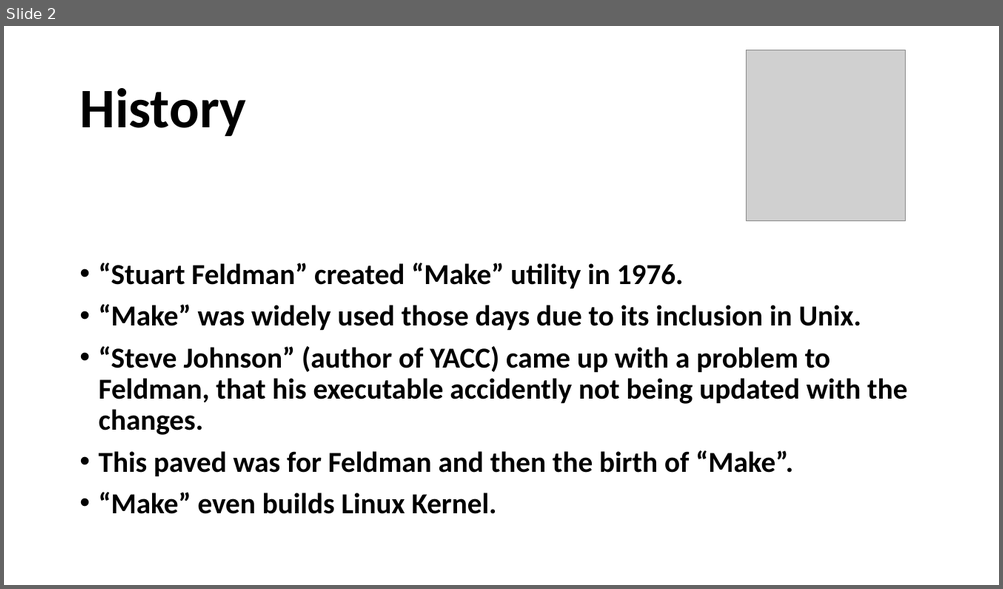
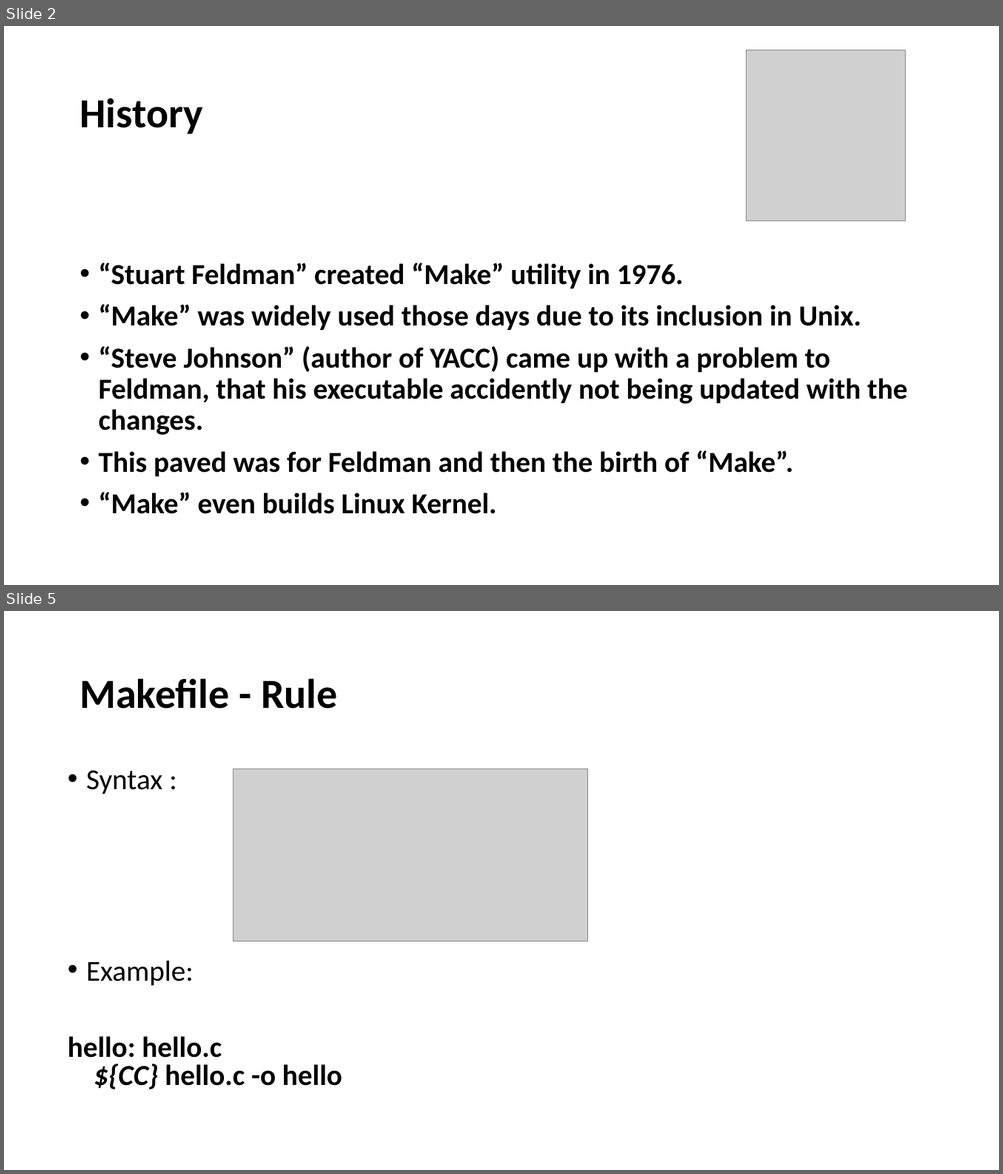
Before and after one commit to Ananddgithub/Make, a slide deck: make_build.pptx. Shown one above the other, each under a label of ours: slide 2 before the commit, slides 2 and 5 after it; the slides between them are not shown. The pictures are 1003x589 and 1003x1174 pixels, drawn with LibreOffice and Linux fonts; fonts in the diff are those of the drawing; grey boxes stand for pictures. Boxes give left, top, right and bottom in pixels: in the first picture for what was removed or moved away, otherwise in the second. Text is boxed around its words. In the diff, an @@ line names an element or a change of style, - is before the commit and + after.

```diff
--- a/make_build.pptx
+++ b/make_build.pptx
@@ slide 5 added at (4, 611, 999, 1170), background #FFFFFF @@
@@ title added at (79, 678, 337, 709), 40 pt, text #000000, bold @@
+Makefile - Rule
@@ text added at (68, 770, 342, 1090), 28 pt, text #000000, bold @@
+• Syntax :
+• Example:
+hello: hello.c
+${CC} hello.c -o hello
@@ picture added at (233, 769, 588, 942) @@
@@ slide 2 changed as well @@
@@ title "History" at (79, 98, 202, 134): size 54 to 40 pt @@
```
Also in this commit, not shown: 1 other slide changed, 3 other slides added, 1 slide removed, 8 other files.
